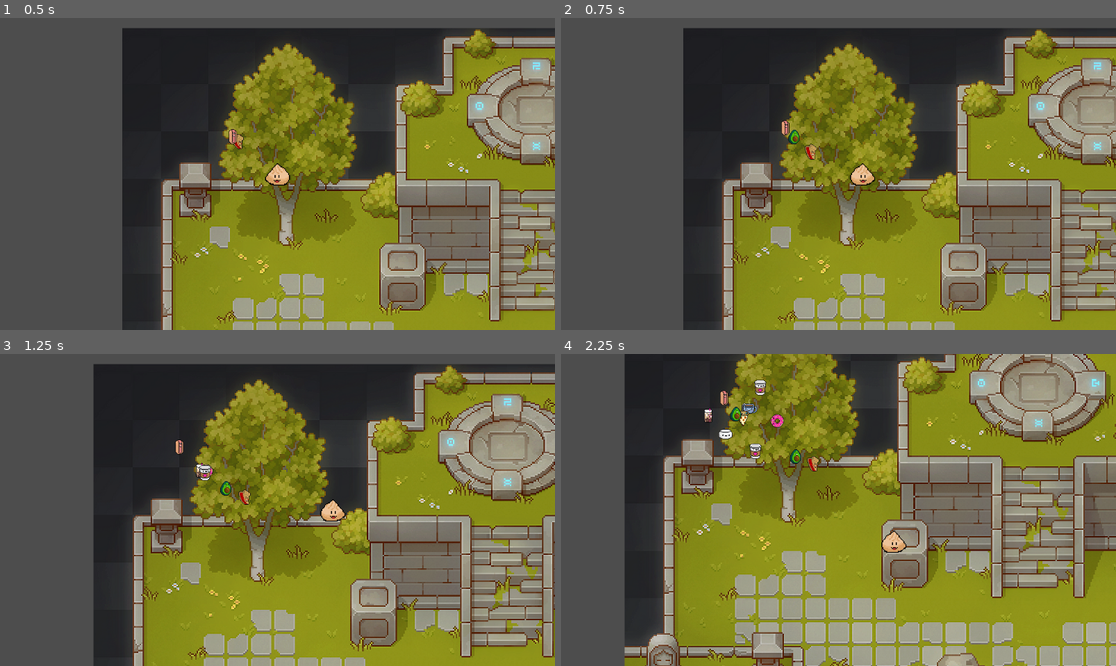
Above: before the commit, frames 1-4 (two rows, left to right).
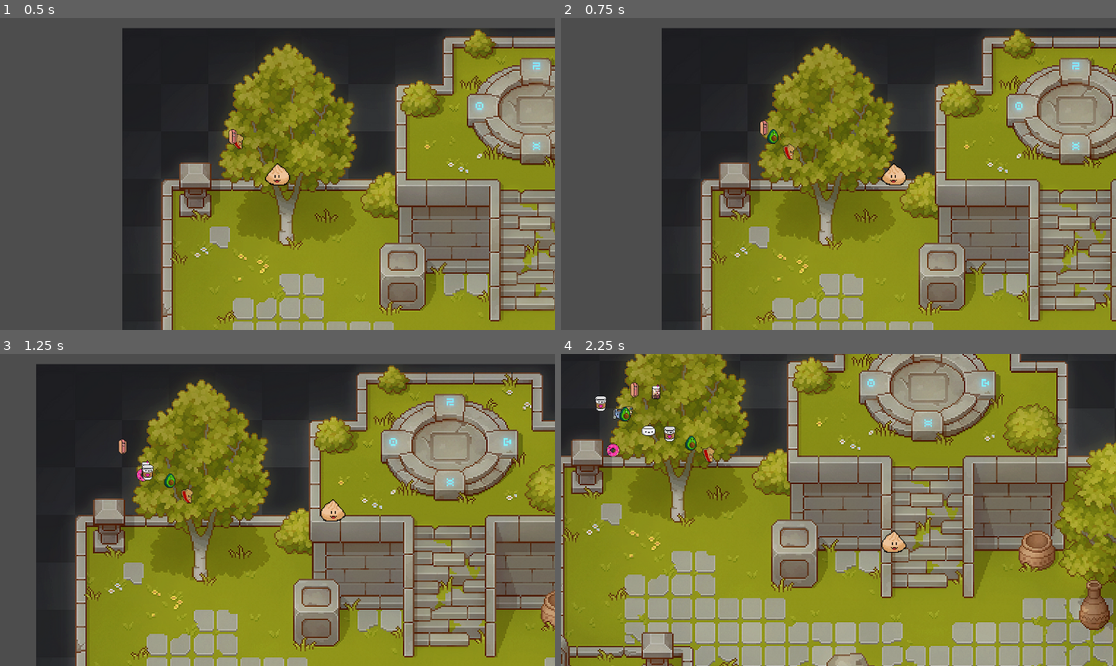
Above: after the commit, the same moments.

Repository: SteamedKoko/Gluttony
Game: Godot game, scene res://scenes/arena/arena.tscn
Same seed, same stepped clock (60 frames per second), same inputs: the game is played once before the commit and once after it.
Inputs:
- Up to frame 1 (0.5 s): no input
- Up to frame 2 (0.75 s): hold F (right) from 0.53 s (still down); hold J (dash, bound only after the commit) from 0.53 s (still down)
- Up to frame 3 (1.25 s): keep holding F (right); keep holding J (dash, bound only after the commit)
- Up to frame 4 (2.25 s): release F (right) at 1.28 s; release J (dash, bound only after the commit) at 1.28 s; hold Down (down) 1.28-2.03 s; tap J (dash, bound only after the commit) at 1.35 s; hold F (right) from 2.03 s (still down); hold J (dash, bound only after the commit) from 2.03 s (still down)

Frame 1 is identical in both runs. In frame 2, 36% of the frame differs, in the area x 18-100%, y 3-100%; in frame 3, 61%; in frame 4, 77%, in the area x 0-100%, y 0-100%.

Commit message:
feat: player dash

Diff:
--- a/entities/player/player.gd
+++ b/entities/player/player.gd
@@ -9,8 +9,20 @@
 @export var exp_per_level: float = 10
 @export var exp_scaling: float = 3
 
+@export var dash_timer_seconds: float = .2
+@export var dash_velocity: float = 800
+@export var dash_cooldown_seconds: float = 10
+
 @onready var sprite: AnimatedSprite2D = $AnimatedSprite2D
 @onready var health: Health = $Health
+@onready var dash_cooldown_timer: Timer = $DashCooldownTimer
+
+enum state {
+	DASH,
+	CHILLIN
+}
+
+var player_state: state = state.CHILLIN
 
 signal leveled_up
 
@@ -34,10 +46,24 @@
 		health.take_max_health(max_health_lost_per_level)
 
 
+func get_dash():
+	var dash_pressed = Input.is_action_pressed("dash")
+	if player_state == state.CHILLIN and dash_pressed and dash_cooldown_timer.is_stopped():
+		player_state = state.DASH
+		var direction = Input.get_vector("left", "right", "up", "down").normalized()
+		print(player_state)
+		print('dash')
+		velocity = direction * dash_velocity
+		dash_cooldown_timer.start()
+		await get_tree().create_timer(dash_timer_seconds).timeout
+		player_state = state.CHILLIN
+		print(player_state)
+
 func get_movement():
-	var input = Input.get_vector("left", "right", "up", "down")
-	velocity = input * speed;
-	set_orientation()
+	if player_state == state.CHILLIN:
+		var input = Input.get_vector("left", "right", "up", "down")
+		velocity = input * speed;
+		set_orientation()
 
 func set_orientation():
 	if velocity.x > 0 and is_facing_left:
@@ -51,6 +77,7 @@
 	current_exp += exp_to_add
 
 func _physics_process(_delta: float) -> void:
+	get_dash()
 	get_movement()
 	move_and_slide()
 
--- a/entities/player/player.tscn
+++ b/entities/player/player.tscn
@@ -47,5 +47,8 @@
 [node name="Health" parent="." instance=ExtResource("4_bls4j")]
 max_health = 100.0
 
+[node name="DashCooldownTimer" type="Timer" parent="."]
+one_shot = true
+
 [connection signal="took_damage" from="HurtBox" to="." method="_on_hurt_box_took_damage"]
 [connection signal="health_delpleted" from="Health" to="." method="_on_health_health_delpleted"]
--- a/project.godot
+++ b/project.godot
@@ -45,6 +45,11 @@
 , Object(InputEventKey,"resource_local_to_scene":false,"resource_name":"","device":-1,"window_id":0,"alt_pressed":false …(186 unchanged characters)…
 ]
 }
+dash={
+"deadzone": 0.2,
+"events": [Object(InputEventKey,"resource_local_to_scene":false,"resource_name":"","device":-1,"window_id":0,"alt_pressed":false,"shift_pressed":false,"ctrl_pressed":false,"meta_pressed":false,"pressed":false,"keycode":0,"physical_keycode":74,"key_label":0,"unicode":106,"location":0,"echo":false,"script":null)
+]
+}
 
 [layer_names]
 
Not shown, changed: todo
